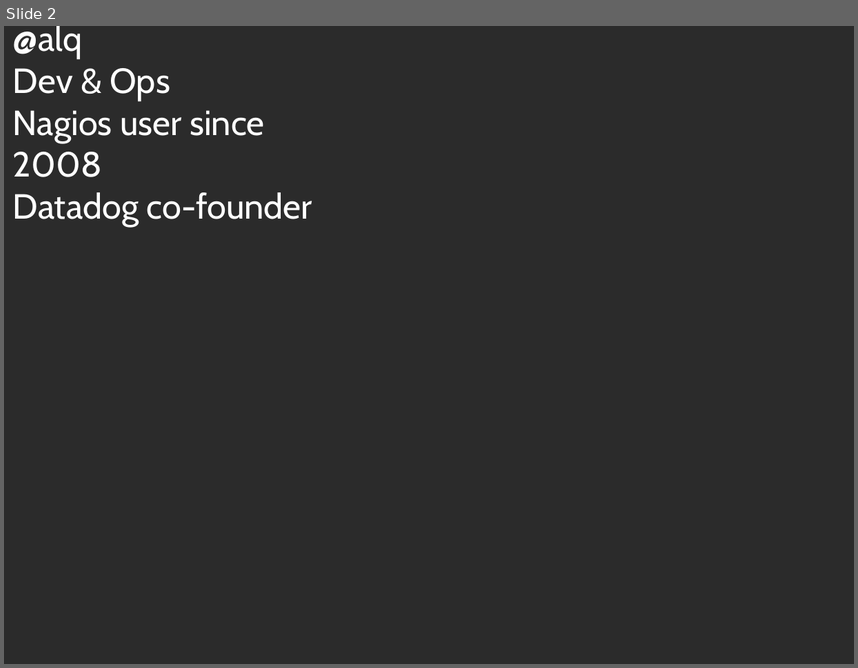
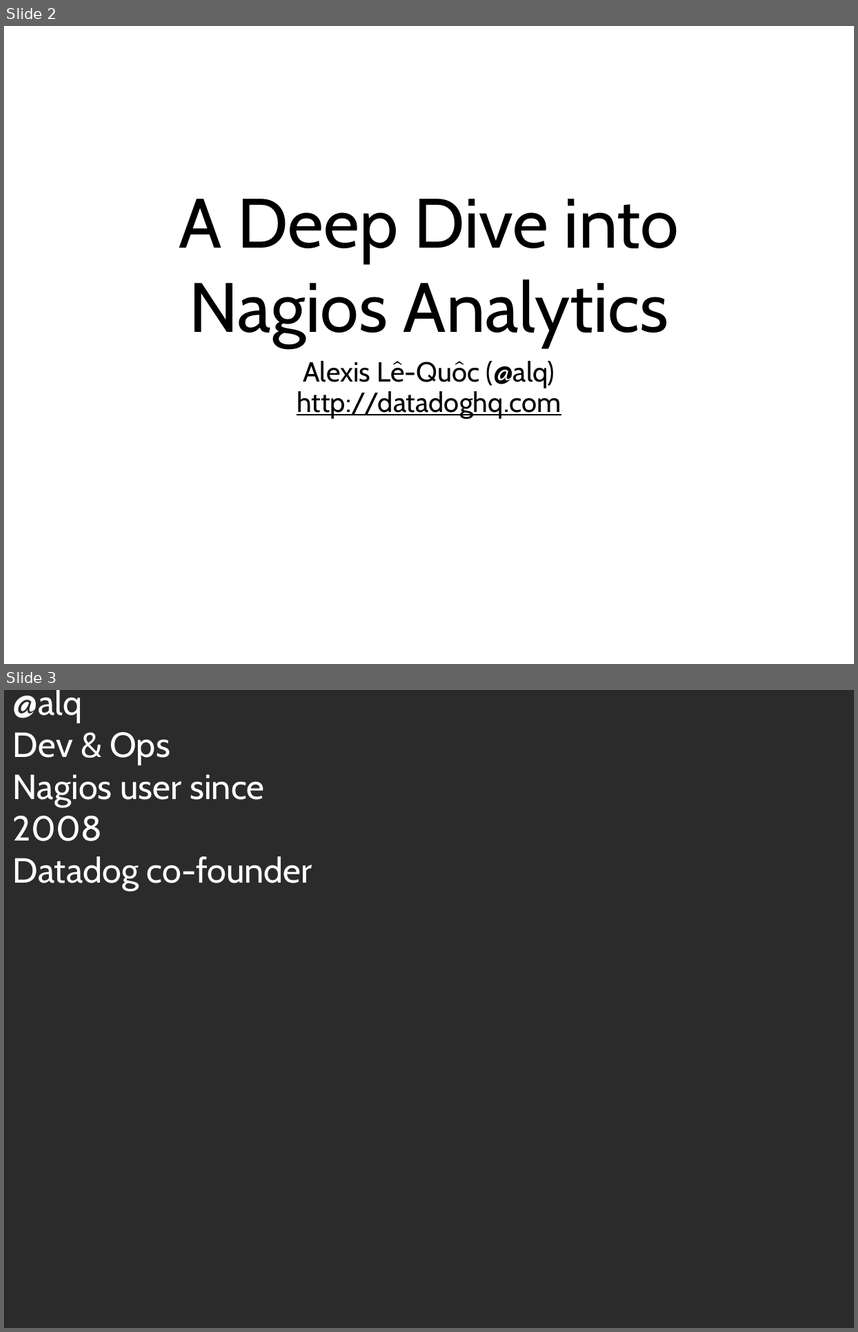
Before and after one commit to alq666/nagiosworld-2012, a slide deck: Deep Dive into Nagios Analytics.ppt. Shown one above the other, each under a label of ours: slide 2 before the commit, slides 2 and 3 after it. The pictures are 858x668 and 858x1332 pixels, drawn with LibreOffice and Linux fonts; fonts in the diff are those of the drawing; background and template pictures are left out; a plain dark background stands for a picture behind light text. Boxes give left, top, right and bottom in pixels: in the first picture for what was removed or moved away, otherwise in the second. Text is boxed around its words. In the diff, an @@ line names an element or a change of style, - is before the commit and + after.

```diff
--- a/Deep Dive into Nagios Analytics.ppt
+++ b/Deep Dive into Nagios Analytics.ppt
@@ slide 2 added at box(4, 26, 854, 664), background #FFFFFF @@
@@ title added at box(179, 198, 679, 346), 84 pt, text #000000 @@
+A Deep Dive into Nagios Analytics
@@ text added at box(297, 361, 561, 419), 33.3 pt, text #000000, underline @@
+Alexis Lê-Quôc (@alq)
+http://datadoghq.com
@@ what was slide 2 is now slide 3 @@
```
Also in this commit, not shown: 8 slides changed, 5 other slides added, 2 other files.
